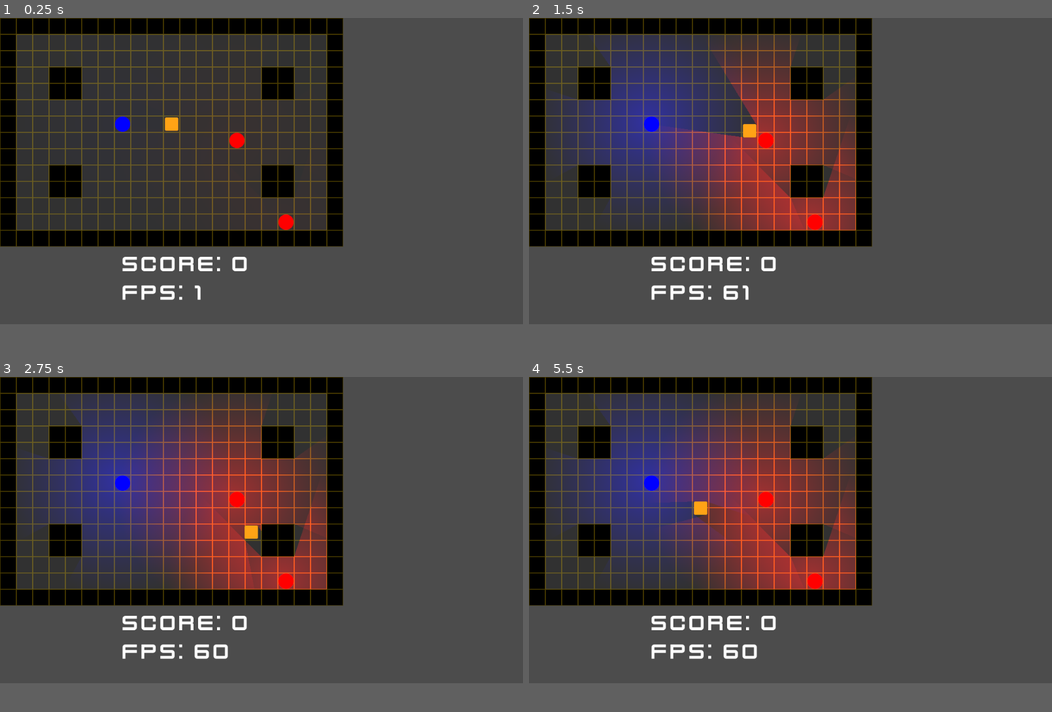
Above: before the commit, frames 1-4 (two rows, left to right).
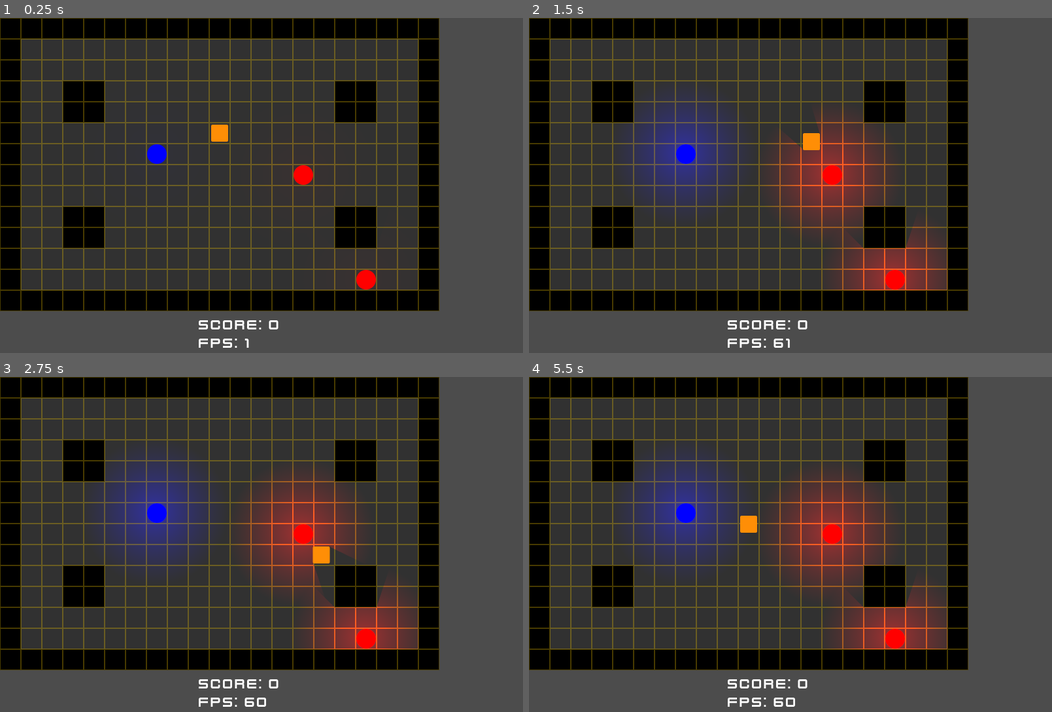
Above: after the commit, the same moments.

Repository: Niederb/njamnjam
Game: Godot game, scene res://scenes/LevelTemplate.tscn
The game is run twice, just before and just after one commit, with the same random seed, the same clock (stepped at 60 frames per second) and the same inputs.
Inputs:
- Up to frame 1 (0.25 s): no input
- Up to frame 2 (1.5 s): hold Right (right) 0.53-1.28 s; hold Down (down) from 1.28 s (still down)
- Up to frame 3 (2.75 s): release Down (down) at 2.03 s; hold Right (right) from 2.03 s (still down)
- Up to frame 4 (5.5 s): release Right (right) at 2.78 s; hold Up (up) 2.78-3.53 s; hold Left (left) 3.53-5.03 s; hold Down (down) from 5.03 s (still down)
In our replay, the window is 800x468 before the commit and 800x512 after it. These sizes can differ from the game's own. Grey fills any space a smaller window leaves; there, only what the larger window draws over its background counts as a difference.

The runs differ from the first frame. In frame 1, 47% of the frame differs, in the area x 0-84%, y 0-99%; in frame 2, 59%; in frame 3, 60%; in frame 4, 60%.

Commit message:
Change tile resolution to 64x64

Diff:
--- a/Globals.gd
+++ b/Globals.gd
@@ -1,7 +1,7 @@
 extends Node
 
 const START_LENGTH = 0
-const CELL_SIZE = 32
+const CELL_SIZE = 64
 const N_COLORS = 3
 const N_GOODIES = 3
 const MIN_COMBO_SIZE = 3
--- a/project.godot
+++ b/project.godot
@@ -25,6 +25,8 @@
 
 [display]
 
+window/size/width=1600
+window/size/height=1024
 window/vsync/use_vsync=false
 window/stretch/aspect="keep"
 
--- a/scenes/BodyPart.tscn
+++ b/scenes/BodyPart.tscn
@@ -4,7 +4,7 @@
 [ext_resource path="res://scenes/BodyPart.gd" type="Script" id=2]
 
 [sub_resource type="OccluderPolygon2D" id=1]
-polygon = PoolVector2Array( -13, -12, -13, 12, -12, 13, 12, 13, 13, 12, 13, -12, 12, -13, -12, -13 )
+polygon = PoolVector2Array( -26, -23, -26, 23, -23, 26, 23, 26, 26, 23, 26, -23, 23, -26, -23, -26 )
 
 [sub_resource type="RectangleShape2D" id=2]
 
--- a/scenes/LevelTemplate.tscn
+++ b/scenes/LevelTemplate.tscn
@@ -10,10 +10,10 @@
 [ext_resource path="res://sfx/powerUp4.ogg" type="AudioStream" id=9]
 
 [sub_resource type="OccluderPolygon2D" id=1]
-polygon = PoolVector2Array( 32, 32, 0, 32, 0, 0, 32, 0 )
+polygon = PoolVector2Array( 64, 64, 0, 64, 0, 0, 64, 0 )
 
 [sub_resource type="ConvexPolygonShape2D" id=2]
-points = PoolVector2Array( 24, 24, 8, 24, 8, 8, 24, 8 )
+points = PoolVector2Array( 48, 48, 16, 48, 16, 16, 48, 16 )
 
 [sub_resource type="GDScript" id=3]
 
@@ -22,12 +22,12 @@
 0/texture = ExtResource( 1 )
 0/tex_offset = Vector2( 0, 0 )
 0/modulate = Color( 1, 1, 1, 1 )
-0/region = Rect2( 0, 0, 32, 32 )
+0/region = Rect2( 0, 0, 64, 64 )
 0/tile_mode = 1
 0/autotile/bitmask_mode = 0
 0/autotile/bitmask_flags = [  ]
 0/autotile/icon_coordinate = Vector2( 0, 0 )
-0/autotile/tile_size = Vector2( 32, 32 )
+0/autotile/tile_size = Vector2( 64, 64 )
 0/autotile/spacing = 0
 0/autotile/occluder_map = [ Vector2( 0, 0 ), SubResource( 1 ) ]
 0/autotile/navpoly_map = [  ]
@@ -52,12 +52,12 @@
 3/texture = ExtResource( 2 )
 3/tex_offset = Vector2( 0, 0 )
 3/modulate = Color( 1, 1, 1, 1 )
-3/region = Rect2( 0, 0, 32, 32 )
+3/region = Rect2( 0, 0, 64, 64 )
 3/tile_mode = 1
 3/autotile/bitmask_mode = 0
 3/autotile/bitmask_flags = [  ]
 3/autotile/icon_coordinate = Vector2( 0, 0 )
-3/autotile/tile_size = Vector2( 32, 32 )
+3/autotile/tile_size = Vector2( 64, 64 )
 3/autotile/spacing = 0
 3/autotile/occluder_map = [  ]
 3/autotile/navpoly_map = [  ]
@@ -78,22 +78,22 @@
 
 [node name="TileMap" type="TileMap" parent="."]
 tile_set = SubResource( 4 )
-cell_size = Vector2( 32, 32 )
+cell_quadrant_size = 32
 format = 1
 tile_data = PoolIntArray( 0, 0, 0, 1, 0, 0, 2, 0, 0, 3, 0, 0, 4, 0, 0, 5, 0, 0, 6, 0, 0, 7, 0, 0, 8, 0, 0, 9, 0, 0, 10, …(3908 unchanged characters)…
 
 [node name="Player" parent="." instance=ExtResource( 3 )]
-position = Vector2( 336, 208 )
+position = Vector2( 672, 352 )
 
 [node name="Goodies" type="Node" parent="."]
 script = ExtResource( 8 )
 
 [node name="GUI" parent="." instance=ExtResource( 6 )]
 anchor_top = 1.0
-margin_left = 240.0
-margin_top = 456.0
-margin_right = 240.0
-margin_bottom = 456.0
+margin_left = 608.0
+margin_top = 912.0
+margin_right = 608.0
+margin_bottom = 912.0
 
 [node name="AudioStreamPlayer" type="AudioStreamPlayer" parent="."]
 stream = ExtResource( 4 )
--- a/scenes/Player.tscn
+++ b/scenes/Player.tscn
@@ -6,7 +6,7 @@
 [ext_resource path="res://sfx/highDown.ogg" type="AudioStream" id=4]
 
 [sub_resource type="OccluderPolygon2D" id=1]
-polygon = PoolVector2Array( 13, -12, 12, -13, -12, -13, -13, -12, -13, 12, -12, 13, 12, 13, 13, 12 )
+polygon = PoolVector2Array( 26, -23, 23, -26, -23, -26, -26, -23, -26, 23, -23, 26, 23, 26, 26, 23 )
 
 [sub_resource type="RectangleShape2D" id=2]
 extents = Vector2( 16, 16 )
Binary file changed: gfx/background.png
Binary file changed: gfx/block.png
Binary file changed: gfx/body_part.png
Binary file changed: gfx/goodie.png
Binary file changed: gfx/player.png
Binary file changed: gfx/wall.png
Not shown, changed: gfx/tiles.afphoto
